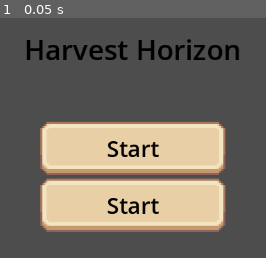
Above: before the commit, frame 1.
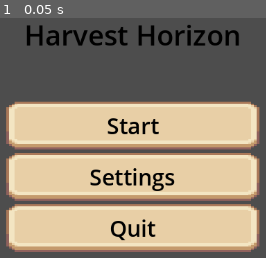
Above: after the commit, the same moment.

Repository: emilykrohn/HarvestHorizon
Game: Godot game, scene res://Scenes/MainMenu/main_menu.tscn
The game is run twice, just before and just after one commit, with the same random seed, the same clock (stepped at 60 frames per second) and the same inputs.
Inputs:
- Up to frame 1 (0.05 s): no input

The runs differ from the first frame. In frame 1, 51% of the frame differs, in the area x 2-98%, y 2-98%.

Commit message:
Create Settings and Quit button

Diff:
--- a/Scenes/MainMenu/main_menu.tscn
+++ b/Scenes/MainMenu/main_menu.tscn
@@ -17,10 +17,10 @@
 anchor_top = 0.5
 anchor_right = 0.5
 anchor_bottom = 0.5
-offset_left = -133.5
-offset_top = -79.5
-offset_right = 133.5
-offset_bottom = 79.5
+offset_left = -182.5
+offset_top = -108.5
+offset_right = 182.5
+offset_bottom = 108.5
 grow_horizontal = 2
 grow_vertical = 2
 theme_override_constants/separation = 5
@@ -31,16 +31,21 @@
 
 [node name="Button2" parent="VBoxContainer" instance=ExtResource("1_a7sjt")]
 layout_mode = 2
+text = "Settings"
+
+[node name="Button3" parent="VBoxContainer" instance=ExtResource("1_a7sjt")]
+layout_mode = 2
+text = "Quit"
 
 [node name="Label" type="Label" parent="."]
 layout_mode = 1
 anchors_preset = 5
 anchor_left = 0.5
 anchor_right = 0.5
-offset_left = -62.5
-offset_top = 113.0
-offset_right = 62.5
-offset_bottom = 139.0
+offset_left = -154.5
+offset_top = 92.0
+offset_right = 154.5
+offset_bottom = 150.0
 grow_horizontal = 2
 theme_override_colors/font_color = Color(0, 0, 0, 1)
 theme_override_font_sizes/font_size = 40
